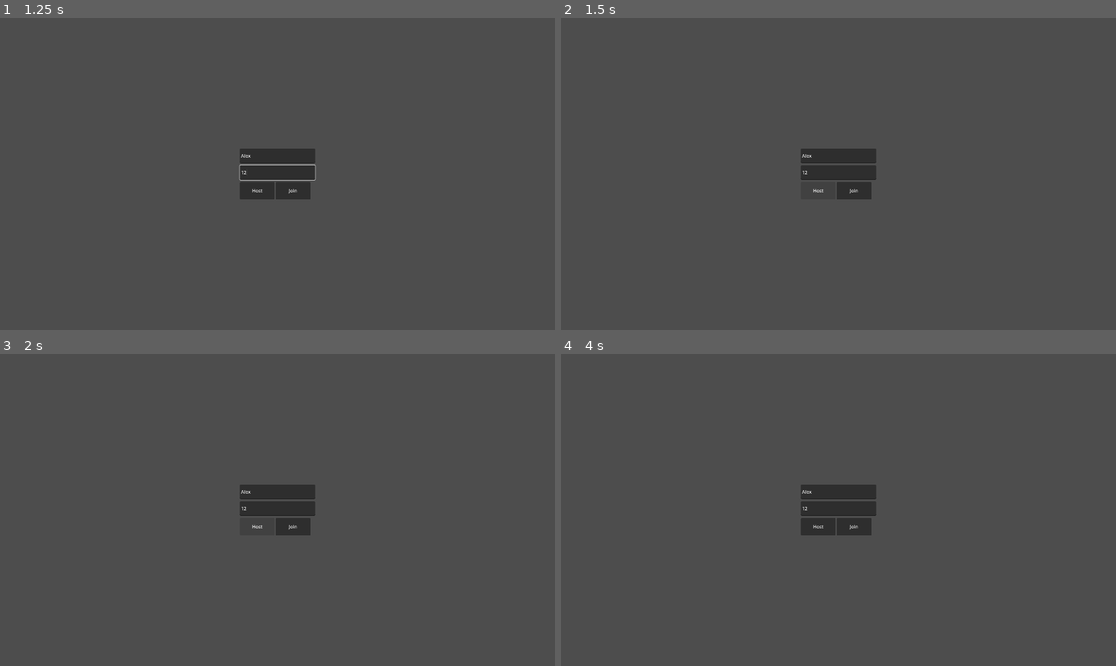
Above: before the commit, frames 1-4 (two rows, left to right).
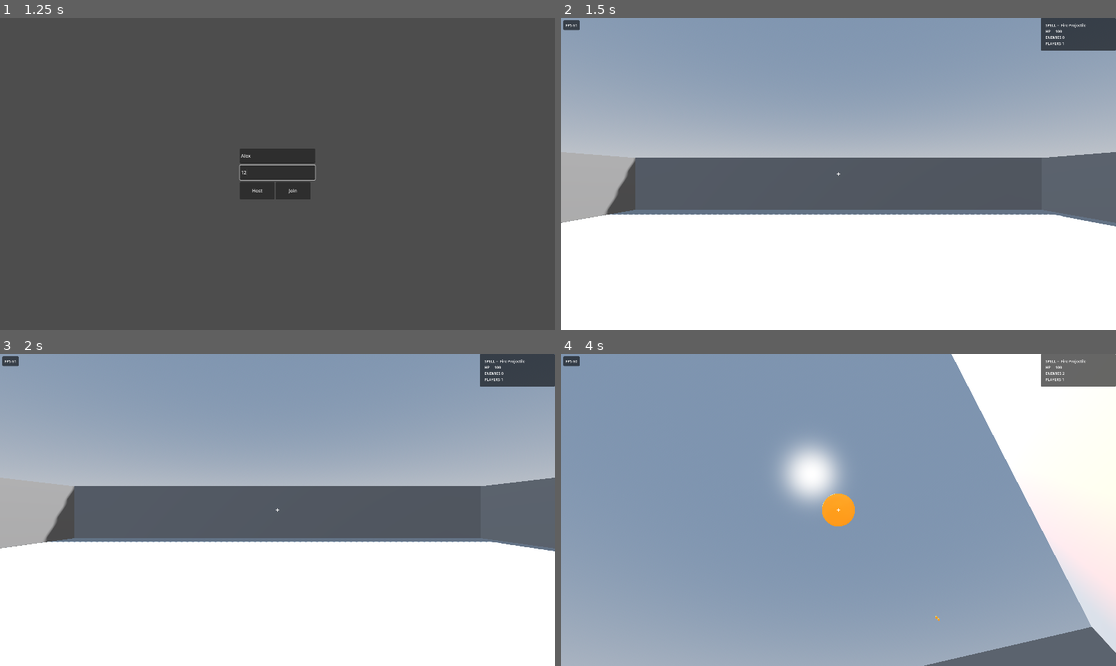
Above: after the commit, the same moments.

Repository: jonathanlake/magick-with-friends
Game: Godot game, scene res://ui/main_menu/main_menu.tscn
Same seed, same stepped clock (60 frames per second), same inputs: the game is played once before the commit and once after it.
Inputs (mouse positions are in pixels of both pictures, inside the frame that each line leads up to):
- Up to frame 1 (1.25 s): click (277, 155) at 0.52 s; type "Alex" at 0.6 s; click (277, 174) at 0.75 s; type "12" at 0.83 s
- Up to frame 2 (1.5 s): click "Host" at 1.25 s
- Up to frame 3 (2 s): no input
- Up to frame 4 (4 s): move the mouse to (960, 494) at 2.02 s; press the mouse at (960, 494) at 2.03 s; hold D (move_right) 2.03-2.78 s; move the mouse to (727, 525) at 2.77 s; release the mouse at (727, 525) at 2.78 s; hold S (move_down) 2.78-3.53 s; click (727, 525) at 2.85 s; move the mouse to (894, 441) at 3.52 s; press the mouse at (894, 441) at 3.53 s; hold D (move_right) from 3.53 s (still down)

Frame 1 is identical in both runs. In frame 2, 87% of the frame differs, in the area x 0-100%, y 0-100%; in frame 3, 88%; in frame 4, 100%.

Commit message:
Fix cyclic preload: load menu scene at runtime, not preload
The previous commit added 'preload(main_menu.tscn)' to main.gd, but main_menu.gd
already preloads main.tscn — a circular scene dependency. That made one of the
two scenes resolve as an empty PackedScene (node count 0), so on the client
main_menu.gd's change_scene_to_packed(main_scene) got an empty/invalid scene and
the client never left the menu, cascading into 'Node not found: Main/...' RPC
errors. (The import/smoke gate missed it because neither traverses the menu->game
runtime path.)

Fix: reference the menu scene by UID const and load() it at runtime inside the
disconnect handler instead of preloading it. Runtime load has no compile-time
dependency, so the cycle is gone and the known-good preload topology is restored.

Validated: import-check clean; smoke PASS. (The autoload-less --script env can't
exercise the menu path, so the host-left flow still needs the two-window retest.)

Co-Authored-By: Claude Opus 4.8 <noreply@anthropic.com>

Diff:
--- a/main.gd
+++ b/main.gd
@@ -5,7 +5,10 @@
 # New assets — referenced by path until the editor assigns a uid.
 var projectile_scene: PackedScene = preload("res://entities/projectiles/projectile.tscn")
 var enemy_scene: PackedScene = preload("res://entities/enemies/enemy_base.tscn")
-var _menu_scene: PackedScene = preload("uid://c7c1omna7f0iq")  # main_menu.tscn (project main scene)
+# main_menu.tscn — load()ed at runtime (NOT preload) to avoid a cyclic scene dependency:
+# main_menu.gd preloads main.tscn, which uses this script, so preloading the menu here would
+# make one of the two scenes resolve as an empty PackedScene.
+const _MENU_SCENE_UID := "uid://c7c1omna7f0iq"
 
 @onready var multiplayer_spawner: MultiplayerSpawner = $MultiplayerSpawner
 @onready var projectile_spawner: MultiplayerSpawner = $ProjectileSpawner
@@ -74,7 +77,7 @@
 	# process_always = true so the timer still fires while the tree is paused.
 	await get_tree().create_timer(2.5, true).timeout
 	get_tree().paused = false
-	get_tree().change_scene_to_packed(_menu_scene)
+	get_tree().change_scene_to_packed(load(_MENU_SCENE_UID))
 
 
 @rpc("any_peer", "call_remote", "reliable")
